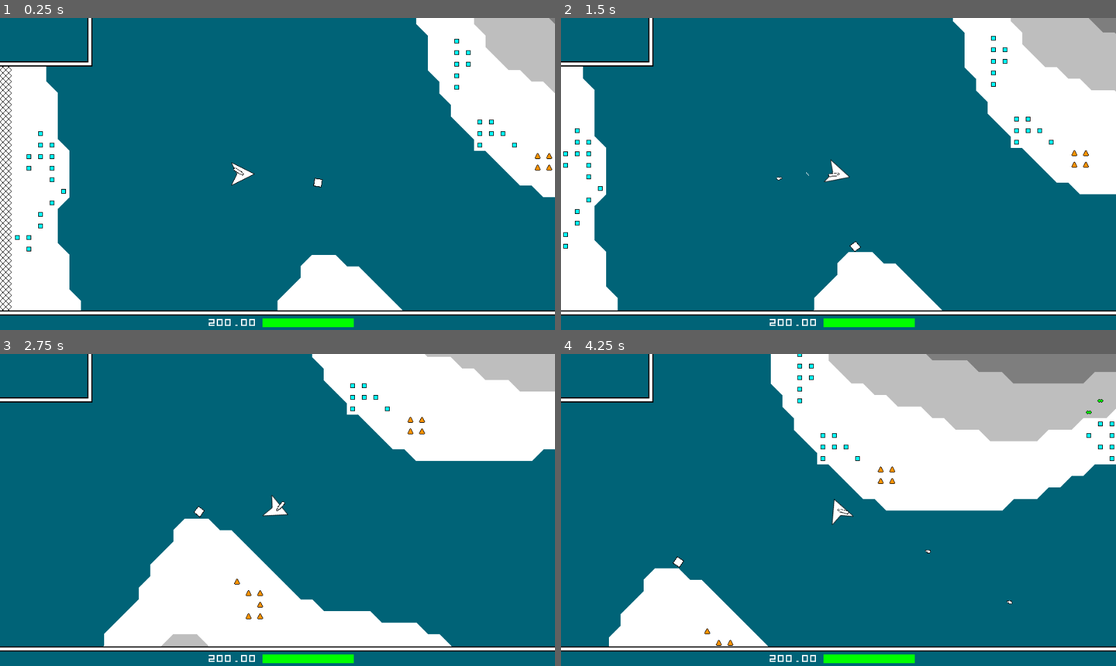
Above: before the commit, frames 1-4 (two rows, left to right).
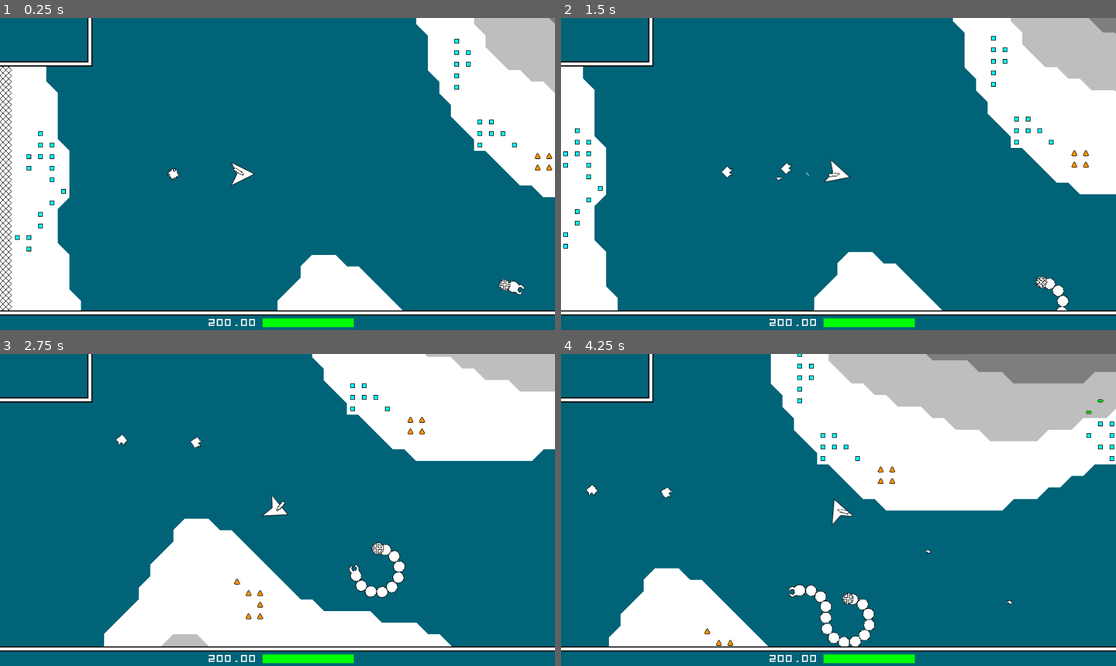
Above: after the commit, the same moments.

Repository: LangII/ProjectSpaceMiner
Game: Godot game, scene res://scenes/Main.tscn
Two runs of this game, one before a commit and one after it. Both use one fixed random seed, a clock stepped at 60 frames per second and the inputs below.
Inputs (mouse positions are in pixels of both pictures, inside the frame that each line leads up to):
- Up to frame 1 (0.25 s): no input
- Up to frame 2 (1.5 s): move the mouse to (960, 158) at 0.52 s; hold D (right) 0.53-1.28 s; tap T (test) at 0.6 s; move the mouse to (727, 189) at 1.27 s; hold S (down) from 1.28 s (still down); click (727, 189) at 1.35 s
- Up to frame 3 (2.75 s): tap T (test) at 1.55, 2.1 s; move the mouse to (333, 441) at 2.02 s; release S (down) at 2.03 s; hold D (right) from 2.03 s (still down)
- Up to frame 4 (4.25 s): move the mouse to (810, 572) at 2.77 s; release D (right) at 2.78 s; hold W (up) 2.78-3.53 s; tap T (test) at 2.85, 3.8 s; move the mouse to (1005, 556) at 3.52 s; press the mouse at (1005, 556) at 3.53 s; hold A (left) from 3.53 s (still down)

The runs differ from the first frame. In frame 1, 0.2% of the frame differs, in the area x 30-95%, y 48-89%; in frame 2, 0.4%; in frame 3, 0.8%; in frame 4, 1.1%, in the area x 4-57%, y 41-94%.

Commit message:
new example vids

Diff:
--- a/scripts/Enemy03.gd
+++ b/scripts/Enemy03.gd
@@ -150,7 +150,7 @@
 
 					can_change_col_ray = true
 
-					printColVars()
+#					printColVars()
 
 #					$FloatingTerrainCol.disabled = true
 #					$WalkingTerrainCol.disabled = false
@@ -164,8 +164,8 @@
 
 		'rotating':
 
-			print("\ncur_rotated_enough_ray.name           = ", cur_rotated_enough_ray.name)
-			print("cur_rotated_enough_ray.is_colliding() = ", cur_rotated_enough_ray.is_colliding())
+#			print("\ncur_rotated_enough_ray.name           = ", cur_rotated_enough_ray.name)
+#			print("cur_rotated_enough_ray.is_colliding() = ", cur_rotated_enough_ray.is_colliding())
 #			if hasRotatedEnough():
 #			cur_rotated_enough_ray.force_raycast_update()
 
@@ -173,7 +173,7 @@
 
 #				print("HAS ROTATED ENOUGH")
 				updateColVars()
-				printColVars()
+#				printColVars()
 #				return
 #				updateCurRotateAround()
 #				updateCurRotatedEnoughRay()
--- a/scripts/EnemyGenLogic.gd
+++ b/scripts/EnemyGenLogic.gd
@@ -45,10 +45,10 @@
 
 func genEnemy01s() -> void:
 
-#	""" for manual placement testing """
-#	for x in [
-#		{'x': 30, 'y': 15, 'count': 1, 'home_radius':8},
-#	]:  genEnemy01Swarm(x['x'], x['y'], x['count'], x['home_radius'])
+	""" for manual placement testing """
+	for x in [
+		{'x': 15, 'y': 130, 'count': 2, 'home_radius':4},
+	]:  genEnemy01Swarm(x['x'], x['y'], x['count'], x['home_radius'])
 
 	return
 
@@ -85,10 +85,10 @@
 
 func genEnemy02s() -> void:
 
-#	""" for manual placement testing """
-#	for x in [
-#		{'pos': Vector2(600, 250), 'segment_count': 20},
-#	]:  genEnemy02(x['pos'], x['segment_count'])
+	""" for manual placement testing """
+	for x in [
+		{'pos': Vector2(873, 2792), 'segment_count': 20},
+	]:  genEnemy02(x['pos'], x['segment_count'])
 
 	return
 
@@ -124,6 +124,8 @@
 
 
 func genEnemy03s() -> void:
+
+	return
 
 	var enemy_inst = enemy_03.instance()
 	enemy_inst.global_position = Vector2(550, 2590)
--- a/scripts/Main.gd
+++ b/scripts/Main.gd
@@ -73,8 +73,12 @@
 
 		var get_mouse_pos_temp_node = Node2D.new()
 		add_child(get_mouse_pos_temp_node)
-		print("\nget_global_mouse_position() = ", get_mouse_pos_temp_node.get_global_mouse_position())
+		var global_mouse_position = get_mouse_pos_temp_node.get_global_mouse_position()
+		print("\nglobal_mouse_position = ", global_mouse_position)
 		get_mouse_pos_temp_node.queue_free()
+
+		var mouse_pos_tile = get_node('Gameplay/TileMap').world_to_map(global_mouse_position)
+		print("mouse_pos_tile = ", mouse_pos_tile)
 
 		var ship = get_node('Gameplay/Ship')
 
Binary file added: gameplay_example_02.gif
Binary file added: gameplay_example_02_a.gif
Not shown, added: gameplay_example_01.mp4
